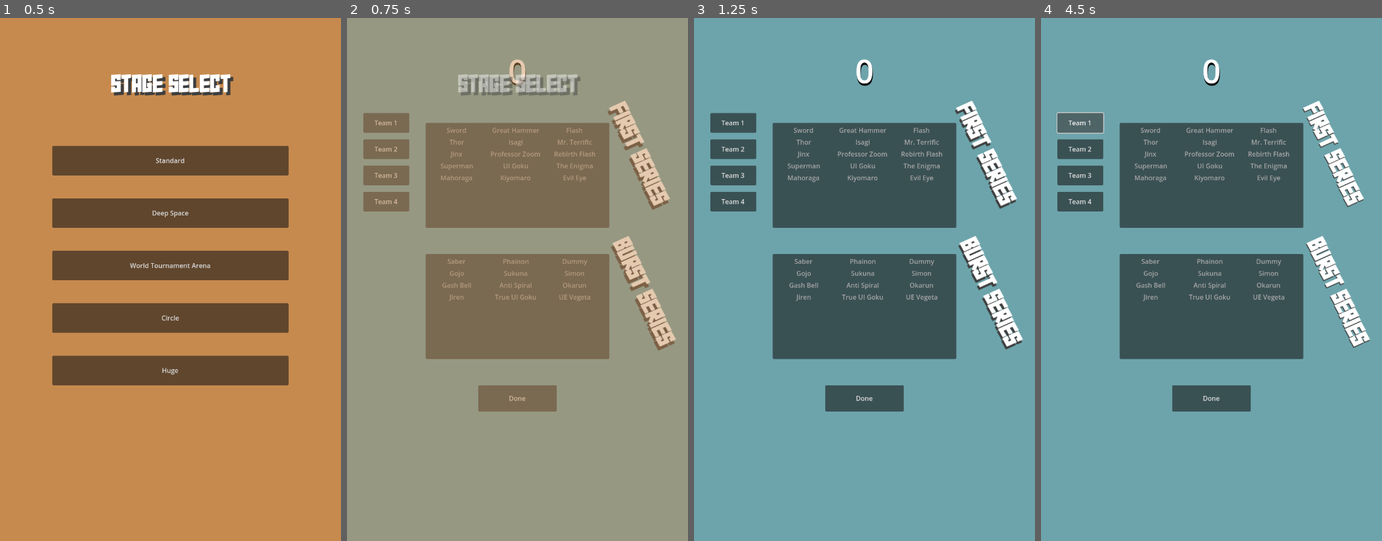
Above: before the commit, frames 1-4 (left to right).
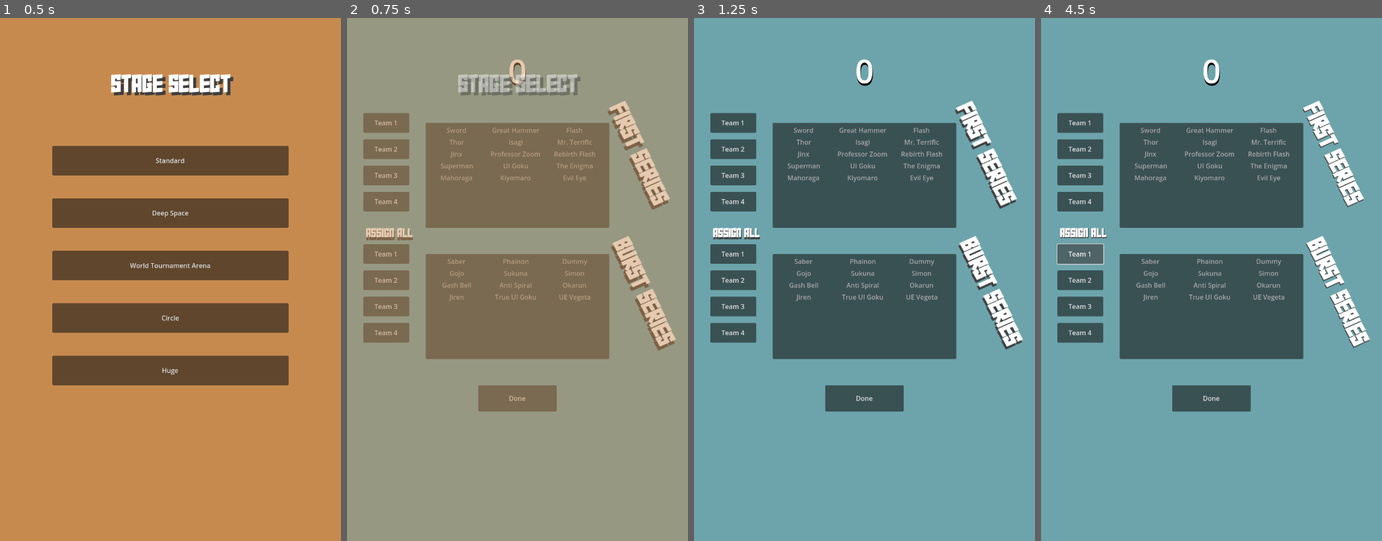
Above: after the commit, the same moments.

Repository: Odeguy/ball-fighting
Game: Godot game, scene res://game_main.tscn
The game is run twice, just before and just after one commit, with the same random seed, the same clock (stepped at 60 frames per second) and the same inputs. Sound files missing from this copy of the repository are replaced by a short silence.
Inputs:
- Up to frame 1 (0.5 s): no input
- Up to frame 2 (0.75 s): click "Standard" at 0.5 s
- Up to frame 3 (1.25 s): no input
- Up to frame 4 (4.5 s): click "Team 1" at 1.25 s; click "Team 2" at 2 s; click "Team 3" at 2.75 s; click "Team 4" at 3.5 s; click "Team 1" at 4.25 s

Frame 1 is identical in both runs. In frame 2, 2.2% of the frame differs, in the area x 4-20%, y 40-63%; in frame 3, 2.3%; in frame 4, 2.5%, in the area x 4-20%, y 18-63%.

Commit message:
spawn abilities

Diff:
--- a/ball_script.gd
+++ b/ball_script.gd
@@ -26,14 +26,16 @@
 @export var time_factor: int
 @export var black_flash: bool
 @export var flash_chance: float
+@export_enum("7 Incarnations", "Trace: On") var spawn_ability: String
 var center: Vector2
 var arena_origin: Vector2
 var arena_size: Vector2
 @export var attack_sound: AudioStream
-@export var team: String
+var team: String
 var hit_limit: float
 var cooldown = 0
 signal clash
+@onready var cut_in_scene: PackedScene = preload("res://cut_in.tscn")
 @onready var black_flash_scene: PackedScene = preload("res://black_flash.tscn")
 @export_category("Summon")
 @export var summon_enabled: bool
@@ -51,7 +53,7 @@
 	"ang_accel": 1.0
 }
 @export var scale_on_hit: bool
-signal summon(summon_cut_in_image, summon_cut_in_voice_line, summoner, summoned, team)
+signal summon(summon_cut_in_image, summon_cut_in_voice_line, summoner, summoned, team, amount)
 @onready var max_health: float = float(health)
 @onready var counter: int = 0
 @onready var physics_counter: int = 0
@@ -90,7 +92,7 @@
 
 func _process(delta: float) -> void:
 	counter += 1
-	try_summon()
+	try_summon(1, false)
 	regenerate(counter)
 	scaling(counter)
 
@@ -270,10 +272,10 @@
 func death_bound(sig: String) -> void:
 	connect(sig, die)
 
-func try_summon() -> void:
-	if health / max_health  <= summon_limit && summon_enabled:
+func try_summon(amount: int, bypass: bool) -> void:
+	if health / max_health  <= summon_limit && summon_enabled || bypass:
 		summon_enabled = false
-		summon.emit(summon_cut_in_image, summon_cut_in_voice_line, self, summoned, team)
+		summon.emit(summon_cut_in_image, summon_cut_in_voice_line, self, summoned, team, amount)
 
 func regenerate(counter: int) -> void:
 	if counter % 20 == 0 && health < max_health: health += regeneration
@@ -311,3 +313,47 @@
 	ang_speed = snappedf(ang_speed, 0.01)
 	ang_accel = snappedf(ang_accel, 0.01)
 	regeneration = snappedf(regeneration, 0.01)
+
+func activate_spawn_ability() -> void:
+	match spawn_ability:
+		"7 Incarnations":
+			summon_enabled = true
+			summoned = load(self.scene_file_path)
+			try_summon(6, true)
+		"Trace: On":
+			await cut_in("Trace: On", load("res://burst_series/cut_in_components/images/7dbkruiygm131_jpg.png"), load("res://burst_series/cut_in_components/voice_lines/traceon.wav"))
+			trace_weapon()
+
+func trace_weapon() -> void:
+	var battle: Battle = self.get_parent()
+	for fighter: Ball in battle.fighting:
+		if fighter.weapon && fighter.get_weapon_properties()[4] != null:
+			var properties = fighter.get_weapon_properties()
+			$RigidBody2D/Weapon/TextureRect.position = properties[0]
+			$RigidBody2D/Weapon/TextureRect.rotation = properties[1]
+			$RigidBody2D/Weapon/TextureRect.size = properties[2]
+			$RigidBody2D/Weapon/TextureRect.scale = properties[3]
+			$RigidBody2D/Weapon/TextureRect.texture = properties[4]
+			$RigidBody2D/WeaponShape2D.position = properties[5]
+			$RigidBody2D/WeaponShape2D.rotation = properties[6]
+			$RigidBody2D/WeaponShape2D.scale = properties[7]
+			$RigidBody2D/WeaponShape2D.shape = properties[8]
+			$RigidBody2D/WeaponShape2D/AudioStreamPlayer2D.stream = properties[9]
+			self.weapon = true
+			break
+
+func get_weapon_properties() -> Array:
+	var texture_rect: TextureRect = $RigidBody2D/Weapon/TextureRect
+	var weapon_shape_2d: CollisionShape2D = $RigidBody2D/WeaponShape2D
+	var weapon_audio: AudioStream = $AudioStreamPlayer2D.stream
+	return [texture_rect.position, texture_rect.rotation, texture_rect.size, texture_rect.scale, texture_rect.texture,
+		weapon_shape_2d.position, weapon_shape_2d.rotation, weapon_shape_2d.scale, weapon_shape_2d.shape,
+		weapon_audio]
+
+func cut_in(text: String, image: Texture2D, voice_line: AudioStream) -> void:
+	var scene: Cut_In = cut_in_scene.instantiate()
+	scene.set_params(text, image, voice_line)
+	add_child(scene)
+	get_tree().paused = true
+	await scene.done
+	get_tree().paused = false
--- a/balls/dummy_ball.tscn
+++ b/balls/dummy_ball.tscn
@@ -22,10 +22,8 @@
 health_color = Color(0.637026, 0.637026, 0.637026, 1)
 radius = 45
 border_width = 10
-lin_accel = 1
-ang_accel = 1
+lin_accel = 1.0
 lin_speed = 1.0
-ang_speed = 1
 health = 9999
 attack_sound = ExtResource("2_ww5tn")
 
--- a/balls/rebirth_flash_ball.tscn
+++ b/balls/rebirth_flash_ball.tscn
@@ -39,8 +39,8 @@
 color = Color(0.286275, 0.52549, 0.772549, 1)
 border_color = Color(0.47451, 0.803922, 0.843137, 1)
 radius = 45
-lin_accel = 8.0
-lin_speed = 16.0
+lin_accel = 24.0
+lin_speed = 48.0
 health = 350
 regeneration = 4.0
 attack = 3
@@ -48,7 +48,6 @@
 field_type = "time_field"
 time_factor = 50
 attack_sound = ExtResource("2_i5rss")
-team = "flash"
 scaling_vars = {
 "ang_accel": 1.0,
 "ang_speed": 1.0,
--- a/balls/sword_ball.tscn
+++ b/balls/sword_ball.tscn
@@ -40,7 +40,6 @@
 attack = 16.0
 weapon = true
 attack_sound = ExtResource("2_1i5ti")
-team = "sword"
 scaling_vars = {
 "ang_accel": 1.0,
 "ang_speed": 1.0,
--- a/battle_scene_script.gd
+++ b/battle_scene_script.gd
@@ -48,6 +48,10 @@
 			teams = prev_teams
 		$Scoreboard.show()
 	else: $Scoreboard.hide()
+	for x in range(50):
+		await get_tree().process_frame
+	for fighter: Ball in fighters:
+		fighter.activate_spawn_ability()
 
 func _process(delta: float) -> void:
 	if showing && get_global_mouse_position().x > arena_origin.x && get_global_mouse_position().y > arena_origin.y && get_global_mouse_position().x < arena_origin.x + arena_size.x && get_global_mouse_position().y < arena_origin.y + arena_size.y:
@@ -124,19 +128,22 @@
 	await get_tree().create_timer(0.1).timeout
 	get_tree().paused = false
 
-func summon(cut_in_image: Texture2D, cut_in_voice_line: AudioStream, summoner: Ball, summoned: PackedScene, team: String) -> void:
-	var cut_in: Cut_In = preload("res://cut_in.tscn").instantiate()
-	cut_in.set_params("", cut_in_image, cut_in_voice_line)
-	add_child(cut_in)
-	get_tree().paused = true
-	await cut_in.done
-	get_tree().paused = false
+func summon(cut_in_image: Texture2D, cut_in_voice_line: AudioStream, summoner: Ball, summoned: PackedScene, team: String, amount: int) -> void:
+	print(5)
+	if cut_ins:
+		var cut_in: Cut_In = preload("res://cut_in.tscn").instantiate()
+		cut_in.set_params("", cut_in_image, cut_in_voice_line)
+		add_child(cut_in)
+		get_tree().paused = true
+		await cut_in.done
+		get_tree().paused = false
 
-	var ball: Ball = summoned.instantiate()
-	spawn(ball, spawn_points[randi() % 4], Vector2(0, 0), 0, true)
-	ball.team = team
-	ball.get_avg_dmg().hide()
-	summoner.connect("death", ball.die)
+	for i in range(amount):
+		var ball: Ball = summoned.instantiate()
+		spawn(ball, spawn_points[randi() % 4], Vector2(0, 0), 0, true)
+		ball.team = team
+		ball.get_avg_dmg().hide()
+		summoner.connect("death", ball.die)
 
 func get_spawns() -> int:
 	return $SpawnPoints.get_children().size()
--- a/battle_stages/standard_battle_scene.tscn
+++ b/battle_stages/standard_battle_scene.tscn
@@ -13,8 +13,6 @@
 border_color = Color(0, 0, 0, 1)
 
 [node name="standard_battle_scene" instance=ExtResource("1_fu6ux")]
-clash_pause = false
-cut_ins = false
 
 [node name="ArenaBorder" parent="." index="2"]
 theme_override_styles/panel = SubResource("StyleBoxFlat_xbpcg")
@@ -28,11 +26,14 @@
 [node name="4" type="Marker2D" parent="SpawnPoints" index="3"]
 position = Vector2(512, 576)
 
+[node name="1" parent="StatPoints" index="0"]
+position = Vector2(114, 906)
+
 [node name="2" type="Marker2D" parent="StatPoints" index="1"]
-position = Vector2(562, 906)
+position = Vector2(522, 906)
 
 [node name="3" type="Marker2D" parent="StatPoints" index="2"]
-position = Vector2(154, 1098)
+position = Vector2(114, 1098)
 
 [node name="4" type="Marker2D" parent="StatPoints" index="3"]
-position = Vector2(562, 1098)
+position = Vector2(522, 1098)
--- a/burst_ball_script.gd
+++ b/burst_ball_script.gd
@@ -3,7 +3,6 @@
 class_name Burst_Ball
 
 var burst: int
-@onready var cut_in_scene: PackedScene = preload("res://cut_in.tscn")
 
 @export_category("Cut In")
 @export var burst_name: String
@@ -54,13 +53,8 @@
 	await player.finished
 	player.queue_free()
 
-func cut_in() -> void:
-	var scene: Cut_In = cut_in_scene.instantiate()
-	scene.set_params(burst_name, cut_in_image, cut_in_voice_line)
-	add_child(scene)
-	get_tree().paused = true
-	await scene.done
-	get_tree().paused = false
+func burst_cut_in() -> void:
+	cut_in(burst_name, cut_in_image, cut_in_voice_line)
 
 func burst_attack() -> void:
 	var scene: Burst = burst_scene.instantiate()
@@ -68,14 +62,14 @@
 	scene.z_index *= 1000
 	$RigidBody2D/Weapon.add_child(scene)
 	await scene.enemy_detected
+	var ls = lin_speed
+	var la = lin_accel
 	if scene.laser:
 		$RigidBody2D.lock_rotation = true
 		lin_speed = 1
 		lin_accel = 1
-	if get_parent().cut_ins: await cut_in()
+	if get_parent().cut_ins: await burst_cut_in()
 	reset_burst_meter()
-	var ls = lin_speed
-	var la = lin_accel
 	scene.blast()
 	await scene.done
 	$RigidBody2D.lock_rotation = false
--- a/burst_series/balls/saber_ball.tscn
+++ b/burst_series/balls/saber_ball.tscn
@@ -32,24 +32,31 @@
 border_color = Color(0.678431, 0.737255, 0.827451, 1)
 health_color = Color(0.952941, 0.831373, 0.494118, 1)
 radius = 40
-lin_accel = 7
+lin_accel = 7.0
 ang_accel = 1.0
-lin_speed = 3
+lin_speed = 3.0
 ang_speed = 1.0
 health = 500
-attack = 27.0
+attack = 38.0
 weapon = true
 attack_sound = ExtResource("5_eduha")
 scaling_vars = {
 "ang_accel": 1.2,
 "ang_speed": 1.2,
-"attack": 1.2,
+"attack": 1.05,
 "lin_accel": 2.0,
 "lin_speed": 1.0,
 "regeneration": 1.0
 }
 
 [node name="Face" parent="RigidBody2D" index="1"]
+anchors_preset = 0
+anchor_left = 0.0
+anchor_top = 0.0
+anchor_right = 0.0
+anchor_bottom = 0.0
+grow_horizontal = 1
+grow_vertical = 1
 theme_override_styles/panel = SubResource("StyleBoxFlat_dcah1")
 
 [node name="TextureRect" parent="RigidBody2D/Weapon" index="0"]
@@ -75,7 +82,3 @@
 
 [node name="BurstGlow" parent="RigidBody2D" index="6"]
 amount = 8
-
-[node name="AvgDmg" parent="." index="1"]
-z_index = 4096
-z_as_relative = false
--- a/burst_series/balls/sukuna_ball.tscn
+++ b/burst_series/balls/sukuna_ball.tscn
@@ -27,15 +27,13 @@
 cut_in_image = ExtResource("2_d8ihi")
 cut_in_voice_line = ExtResource("3_sercl")
 burst_scene = ExtResource("4_qts6m")
-burst_limit = 325
+burst_limit = 135
 color = Color(0.941176, 0.639216, 0.584314, 1)
 border_color = Color(0.0196078, 0.00784314, 0.00392157, 1)
 health_color = Color(0.188235, 0.0470588, 0.141176, 1)
 radius = 45
-lin_accel = 4
-lin_speed = 4
 health = 320
-attack = 11
+attack = 14.0
 black_flash = true
 flash_chance = 0.06
 attack_sound = ExtResource("5_ad2y7")
--- a/burst_series/balls/uevegeta_ball.tscn
+++ b/burst_series/balls/uevegeta_ball.tscn
@@ -30,8 +30,8 @@
 health_color = Color(0.945098, 0.917647, 0.929412, 1)
 radius = 40
 border_width = 10
-lin_accel = 9.0
-lin_speed = 5.0
+lin_accel = 3.0
+lin_speed = 2.0
 health = 400
 regeneration = 8.0
 attack = 8.0
--- a/project.godot
+++ b/project.godot
@@ -25,6 +25,29 @@
 
 movie_writer/movie_file="C:/Users/lereo/OneDrive/Documents/ball-fighting/video/video.avi"
 
+[input]
+
+1={
+"deadzone": 0.2,
+"events": [Object(InputEventKey,"resource_local_to_scene":false,"resource_name":"","device":-1,"window_id":0,"alt_pressed":false,"shift_pressed":false,"ctrl_pressed":false,"meta_pressed":false,"pressed":false,"keycode":0,"physical_keycode":49,"key_label":0,"unicode":49,"location":0,"echo":false,"script":null)
+]
+}
+2={
+"deadzone": 0.2,
+"events": [Object(InputEventKey,"resource_local_to_scene":false,"resource_name":"","device":-1,"window_id":0,"alt_pressed":false,"shift_pressed":false,"ctrl_pressed":false,"meta_pressed":false,"pressed":false,"keycode":0,"physical_keycode":50,"key_label":0,"unicode":50,"location":0,"echo":false,"script":null)
+]
+}
+3={
+"deadzone": 0.2,
+"events": [Object(InputEventKey,"resource_local_to_scene":false,"resource_name":"","device":-1,"window_id":0,"alt_pressed":false,"shift_pressed":false,"ctrl_pressed":false,"meta_pressed":false,"pressed":false,"keycode":0,"physical_keycode":51,"key_label":0,"unicode":51,"location":0,"echo":false,"script":null)
+]
+}
+4={
+"deadzone": 0.2,
+"events": [Object(InputEventKey,"resource_local_to_scene":false,"resource_name":"","device":-1,"window_id":0,"alt_pressed":false,"shift_pressed":false,"ctrl_pressed":false,"meta_pressed":false,"pressed":false,"keycode":0,"physical_keycode":52,"key_label":0,"unicode":52,"location":0,"echo":false,"script":null)
+]
+}
+
 [physics]
 
 common/physics_ticks_per_second=1000
--- a/selection_screen.tscn
+++ b/selection_screen.tscn
@@ -123,6 +123,47 @@
 horizontal_alignment = 1
 vertical_alignment = 1
 
+[node name="Label4" type="Label" parent="."]
+offset_left = 8.0
+offset_top = 504.0
+offset_right = 200.0
+offset_bottom = 544.0
+theme_override_colors/font_shadow_color = Color(0.245501, 0.245501, 0.245501, 1)
+theme_override_constants/shadow_offset_y = 7
+theme_override_fonts/font = ExtResource("3_nf7ud")
+theme_override_font_sizes/font_size = 20
+text = "Assign All"
+horizontal_alignment = 1
+vertical_alignment = 1
+
+[node name="Team 1 All" type="Button" parent="."]
+offset_left = 40.0
+offset_top = 552.0
+offset_right = 152.0
+offset_bottom = 600.0
+text = "Team 1"
+
+[node name="Team 2 All" type="Button" parent="."]
+offset_left = 40.0
+offset_top = 616.0
+offset_right = 152.0
+offset_bottom = 664.0
+text = "Team 2"
+
+[node name="Team 3 All" type="Button" parent="."]
+offset_left = 40.0
+offset_top = 680.0
+offset_right = 152.0
+offset_bottom = 728.0
+text = "Team 3"
+
+[node name="Team 4 All" type="Button" parent="."]
+offset_left = 40.0
+offset_top = 744.0
+offset_right = 152.0
+offset_bottom = 792.0
+text = "Team 4"
+
 [connection signal="item_clicked" from="ball_grid" to="." method="_on_ball_grid_item_clicked"]
 [connection signal="item_clicked" from="burst_ball_grid" to="." method="_on_burst_ball_grid_item_clicked"]
 [connection signal="pressed" from="Button" to="." method="_on_button_pressed"]
@@ -130,3 +171,7 @@
 [connection signal="pressed" from="Team 2" to="." method="_on_team_2_pressed"]
 [connection signal="pressed" from="Team 3" to="." method="_on_team_3_pressed"]
 [connection signal="pressed" from="Team 4" to="." method="_on_team_4_pressed"]
+[connection signal="pressed" from="Team 1 All" to="." method="_on_team_1_all_pressed"]
+[connection signal="pressed" from="Team 2 All" to="." method="_on_team_2_all_pressed"]
+[connection signal="pressed" from="Team 3 All" to="." method="_on_team_3_all_pressed"]
+[connection signal="pressed" from="Team 4 All" to="." method="_on_team_4_all_pressed"]
--- a/selection_screen_script.gd
+++ b/selection_screen_script.gd
@@ -11,8 +11,9 @@
 		$burst_ball_grid.add_item(name)
 var selection
 var previous
+var selections: Array
 func get_selections(spawns: int) -> Array:
-	var selections: Array
+	selections = []
 	for i in range(0, spawns + 1):
 		$Label.text = str(i)
 		selection = null
@@ -24,7 +25,7 @@
 			var ball: Ball = ball_scene.instantiate()
 			selections.push_back(ball)
 			previous = ball
-			ball.team += str(randi())
+			ball.team = "unassigned" + str(randi())
 	return selections
 
 @onready var shadow_max = $Label2.get_theme_constant("shadow_offset_x")
@@ -38,6 +39,7 @@
 	$Label2.add_theme_constant_override("shadow_offset_y", new_offset)
 	$Label3.add_theme_constant_override("shadow_offset_x", new_offset)
 	$Label3.add_theme_constant_override("shadow_offset_y", new_offset)
+	$Label4.add_theme_constant_override("shadow_offset_y", new_offset)
 	if $Label2.get_theme_constant("shadow_offset_x") == 2 || $Label2.get_theme_constant("shadow_offset_x") == shadow_max: dshadow *= -1
 
 
@@ -81,3 +83,45 @@
 	$AudioStreamPlayer2D.play()
 	if previous != null:
 		previous.team = $"Team 4".text
+
+func _input(event: InputEvent) -> void:
+	if event.is_action("1"):
+		$AudioStreamPlayer2D.play()
+		if previous != null:
+			previous.team = $"Team 1".text
+	elif event.is_action("2"):
+		$AudioStreamPlayer2D.play()
+		if previous != null:
+			previous.team = $"Team 2".text
+	elif event.is_action("3"):
+		$AudioStreamPlayer2D.play()
+		if previous != null:
+			previous.team = $"Team 3".text
+	elif event.is_action("4"):
+		$AudioStreamPlayer2D.play()
+		if previous != null:
+			previous.team = $"Team 4".text
+
+
+func _on_team_1_all_pressed() -> void:
+	$AudioStreamPlayer2D.play()
+	for fighter: Ball in selections:
+		if fighter.team.contains("unassigned"): fighter.team = $"Team 1".text
+
+
+func _on_team_2_all_pressed() -> void:
+	$AudioStreamPlayer2D.play()
+	for fighter: Ball in selections:
+		if fighter.team.contains("unassigned"): fighter.team = $"Team 2".text
+
+
+func _on_team_3_all_pressed() -> void:
+	$AudioStreamPlayer2D.play()
+	for fighter: Ball in selections:
+		if fighter.team.contains("unassigned"): fighter.team = $"Team 3".text
+
+
+func _on_team_4_all_pressed() -> void:
+	$AudioStreamPlayer2D.play()
+	for fighter: Ball in selections:
+		if fighter.team.contains("unassigned"): fighter.team = $"Team 4".text
Binary file added: burst_series/cut_in_components/images/7dbkruiygm131_jpg.png
Not shown, added: burst_series/cut_in_components/images/7dbkruiygm131_jpg.png.import
Not shown, added: burst_series/cut_in_components/voice_lines/traceon.wav.import
Not shown, added: burst_series/cut_in_components/voice_lines/unlimitedbladeworks.wav.import
Not shown, added: burst_series/cut_in_components/voice_lines/traceon.wav
Not shown, added: burst_series/cut_in_components/voice_lines/unlimitedbladeworks.wav
